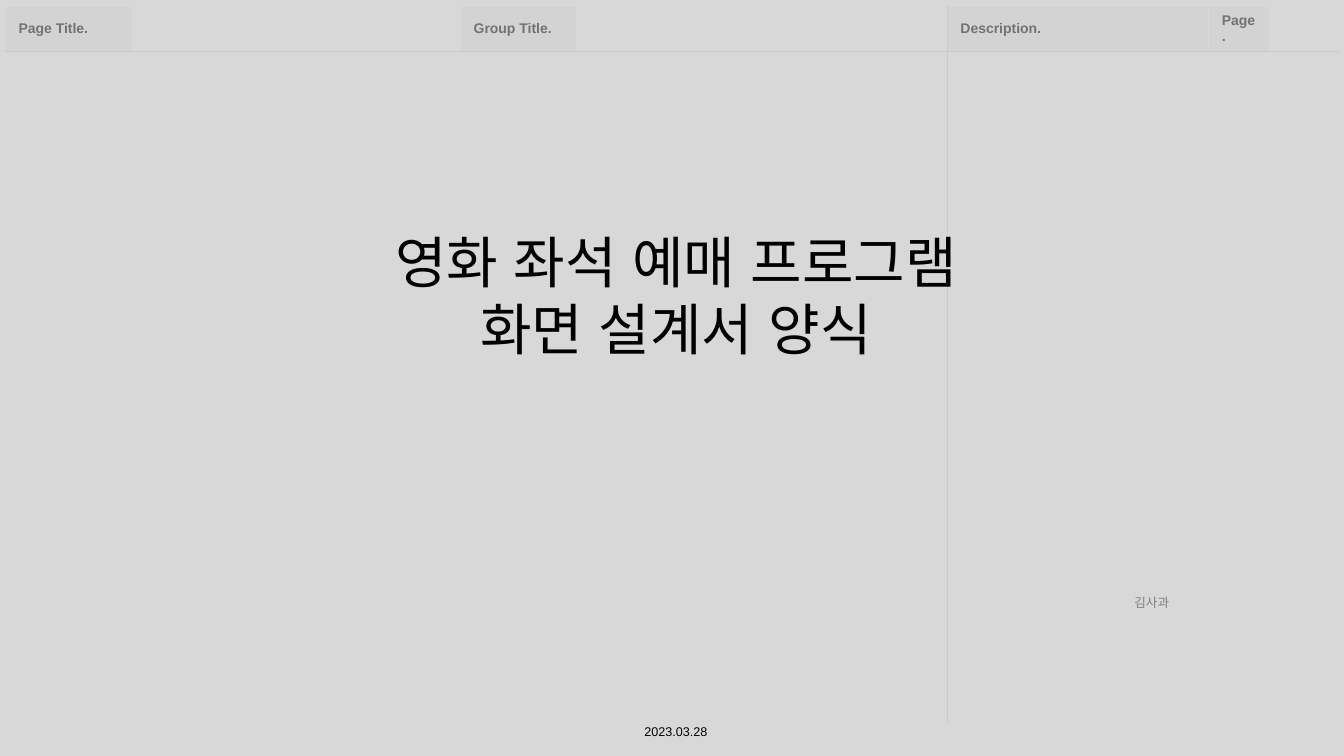
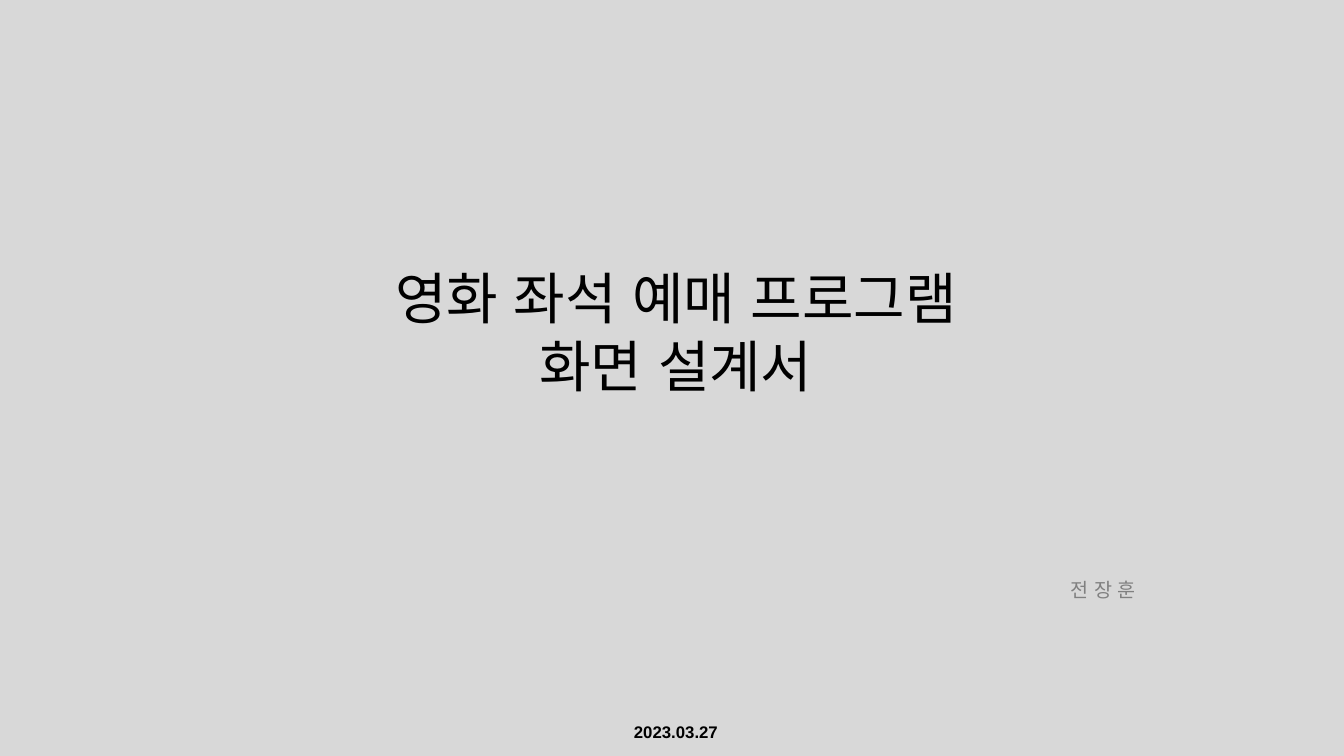
Before and after one commit to JHWannabe/KDT, a slide deck: slide 1 of python advanced/과제/과제 화면설계서 양식.pptx. Drawn at 1344x756 pixels with LibreOffice and Linux fonts; fonts in the diff are those of the drawing; background and template pictures are left out. Boxes give left, top, right and bottom in pixels: in the first picture for what was removed or moved away, otherwise in the second. Text is boxed around its words. In the diff, an @@ line names an element or a change of style, - is before the commit and + after.

```diff
--- a/python advanced/과제/과제 화면설계서 양식.pptx
+++ b/python advanced/과제/과제 화면설계서 양식.pptx
@@ table removed at box(5, 7, 1338, 713), 2 rows, 7 columns @@
-Page Title. |  | Group Title. |  | Description. | Page. | 
- |  |  |  |  |  | 
@@ title at box(395, 272, 957, 392): text changed @@
-영화 좌석 예매 프로그램
-화면 설계서 양식
+영화 좌석 예매 프로그램
+화면 설계서
@@ text at box(1071, 581, 1136, 598): text changed; size 9 to 14 pt; font Arial to Noto Sans CJK KR @@
-김사과
+전 장 훈
@@ text at box(634, 726, 718, 738): text changed; size 9 to 12 pt; bold on @@
-2023.03.28
+2023.03.27
```
Also in this commit, not shown: 10 slides added, 5 slides removed, 2 other files.
